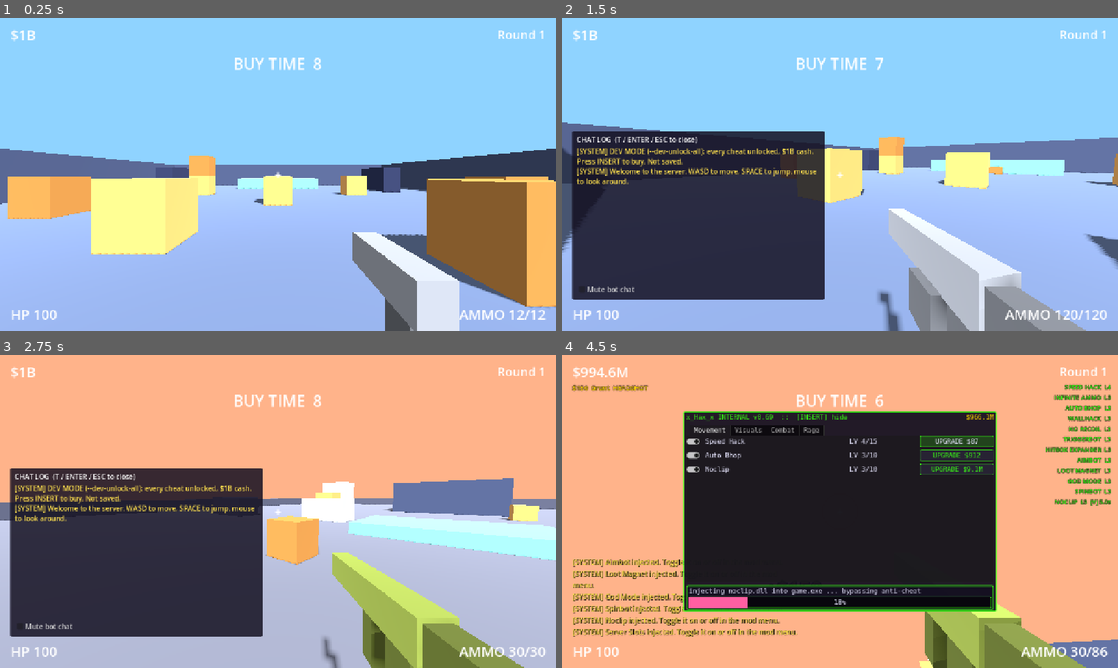
Above: before the commit, frames 1-4 (two rows, left to right).
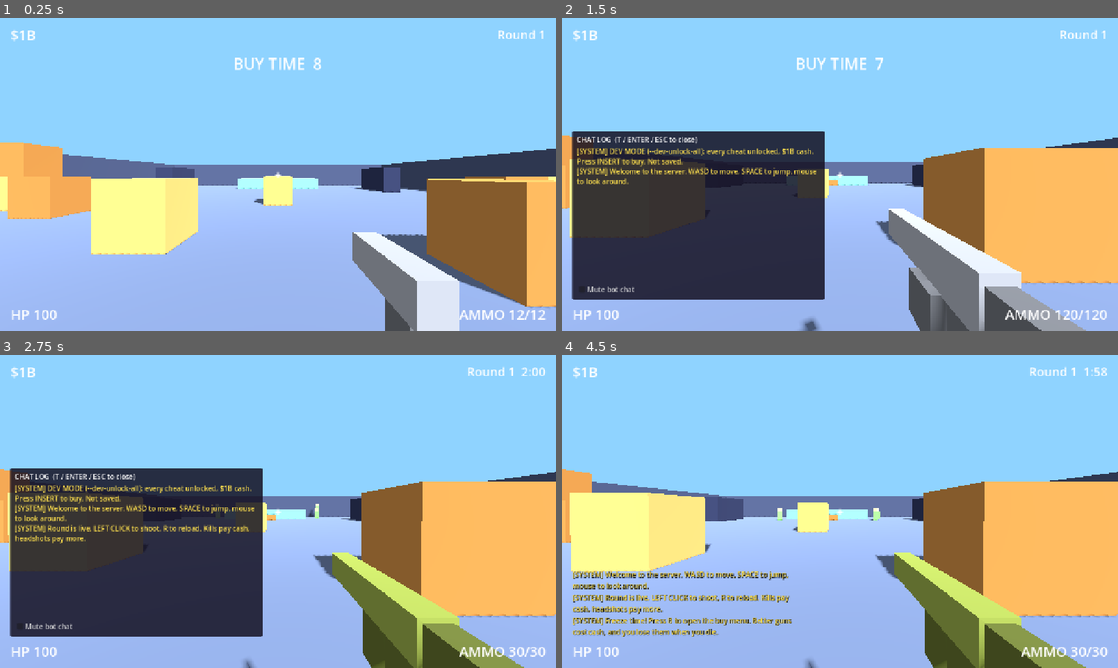
Above: after the commit, the same moments.

Repository: yeahlolnice/PixleShooterIdle
Game: Godot game, scene res://tools/screenshot_tour.tscn
Same seed, same stepped clock (60 frames per second), same inputs: the game is played once before the commit and once after it. This scene is started directly instead of the project's main scene.
Inputs (mouse positions are in pixels of both pictures, inside the frame that each line leads up to):
- Up to frame 1 (0.25 s): no input
- Up to frame 2 (1.5 s): tap Enter at 0.5 s; move the mouse to (962, 158) at 0.52 s; hold D (move_right) 0.53-1.28 s; hold Right mouse button (aim) 0.53-1.28 s; click (962, 158) at 0.67 s; tap Space (jump) at 0.77 s; tap T (chat) at 0.8, 1.35 s; move the mouse to (812, 174) at 1.27 s; hold W (move_forward) from 1.28 s (still down)
- Up to frame 3 (2.75 s): tap Space (jump) at 1.52, 2 s; click (250, 511) at 1.55 s; move the mouse to (333, 442) at 2.02 s; release W (move_forward) at 2.03 s; press the mouse at (333, 442) at 2.03 s; hold D (move_right) from 2.03 s (still down); right-click (333, 442) at 2.3 s
- Up to frame 4 (4.5 s): release D (move_right) at 2.75 s; release the mouse at (895, 442) at 2.75 s; click "Mute bot chat" at 2.75 s; tap Enter at 3.5 s; drag from (812, 574) to (673, 464) at 3.52 s; click (956, 442) at 4.25 s, where only the run before the commit has a clickable "BUY $50"

The runs differ from the first frame. In frame 1, 2.1% of the frame differs, in the area x 0-100%, y 39-62%; in frame 2, 23%; in frame 3, 74%; in frame 4, 98%, in the area x 0-100%, y 0-100%.

Commit message:
Fun pack: trickle respawn and bot columns from entrances (D62)
- RoundController replaces each kill after round.respawn_delay_s instead
  of waiting for the wave to clear; Server Slots top up mid-round.
- BotSpawner queues non-sniper bots at arenas.json entrances and lets one
  in per entrance every column_gap_s; they march on the player, so they
  arrive in columns down kill lanes. Snipers keep their perches.
- Warehouse: entrances on two clear lanes, lane crates moved aside,
  faster Grunts.
- Screenshot tour never takes focus and ignores real input.

Co-Authored-By: Claude Opus 5.5 <noreply@anthropic.com>

Diff:
--- a/core/data_schema.gd
+++ b/core/data_schema.gd
@@ -124,8 +124,10 @@
 		"blocks": {"type": "array", "items": _BLOCK, "min_items": 1},
 		"player_spawns": {"type": "array", "items": {"type": "vec3"}, "min_items": 1},
 		"bot_spawns": {"type": "array", "items": {"type": "vec3"}, "min_items": 1},
-	},
-	"optional": ["unlock_kills"],
+		"entrances": {"type": "array", "items": {"type": "vec3"}, "min_items": 1},
+		"column_gap_s": _NUM_POS,
+	},
+	"optional": ["unlock_kills", "entrances", "column_gap_s"],
 }
 
 const _CHAT_TRIGGER := {
@@ -206,7 +208,9 @@
 					"freeze_time_s": _NUM_NONNEG,
 					"live_time_s": _NUM_POS,
 					"summary_time_s": _NUM_NONNEG,
-				},
+					"respawn_delay_s": _NUM_NONNEG,
+				},
+				"optional": ["respawn_delay_s"],
 			},
 			"mod_menu_time_scale": {"type": "number", "exclusive_min": 0, "max": 1},
 			"legit_mode": {
--- a/core/round_controller.gd
+++ b/core/round_controller.gd
@@ -4,10 +4,13 @@
 ## economy.json "round". Time is injected through advance(delta) so tests can
 ## drive it; _process forwards the real frame delta.
 ##
-## Bots are not owned here: the controller asks for waves via
-## spawn_wave_requested and the composition root (Main) spawns them.
+## Bots are not owned here: the controller asks for a wave at live start via
+## spawn_wave_requested, then one replacement per kill via spawn_bots_requested
+## (trickle, D62); the composition root (Main) does the spawning.
 
 signal spawn_wave_requested(count: int, bot_types: Array)
+## Trickle (D62): a killed bot is replaced after round.respawn_delay_s.
+signal spawn_bots_requested(count: int)
 signal clear_bots_requested()
 ## Player should be placed at a spawn point and re-enabled.
 signal respawn_requested()
@@ -21,6 +24,8 @@
 var wave_size := 0
 var wave_types: Array = []
 var _respawn_in := -1.0
+## Seconds left on each pending bot replacement (trickle).
+var _replacements: Array[float] = []
 var running := false
 
 
@@ -55,6 +60,8 @@
 			respawn_requested.emit()
 	if tracker:
 		tracker.tick(delta if state == EventBus.ROUND_LIVE else 0.0)
+	if state == EventBus.ROUND_LIVE:
+		_tick_trickle(delta)
 	time_left -= delta
 	if time_left > 0.0:
 		return
@@ -118,8 +125,23 @@
 	if state != EventBus.ROUND_LIVE:
 		return
 	bots_alive = maxi(bots_alive - 1, 0)
-	if bots_alive == 0:
-		_spawn_wave()
+	_replacements.append(float(DataRegistry.economy()["round"].get("respawn_delay_s", 0.0)))
+
+
+## Counts down replacements and tops the arena back up to the wave size (also
+## when Server Slots grow it mid-round). Live state only.
+func _tick_trickle(delta: float) -> void:
+	var due := 0
+	for i in range(_replacements.size() - 1, -1, -1):
+		_replacements[i] -= delta
+		if _replacements[i] <= 0.0:
+			_replacements.remove_at(i)
+			due += 1
+	wave_size = _current_wave_size()
+	due += maxi(0, wave_size - bots_alive - due - _replacements.size())
+	if due > 0:
+		bots_alive += due
+		spawn_bots_requested.emit(due)
 
 
 func _on_player_died(_info: Dictionary) -> void:
--- a/data/arenas.json
+++ b/data/arenas.json
@@ -25,14 +25,14 @@
         {"pos": [20.5, 2, 0], "size": [1, 4, 40], "color": "wall"},
         {"pos": [0, 0.75, -14], "size": [12, 1.5, 4], "color": "platform"},
         {"pos": [0, 0.375, -11.5], "size": [3, 0.75, 1], "color": "crate_dark"},
-        {"pos": [-8, 1, -4], "size": [2, 2, 2], "color": "crate"},
-        {"pos": [8, 1, -4], "size": [2, 2, 2], "color": "crate"},
+        {"pos": [-16, 1, 4], "size": [2, 2, 2], "color": "crate"},
+        {"pos": [16, 1, 4], "size": [2, 2, 2], "color": "crate"},
         {"pos": [-12, 1, 6], "size": [2, 2, 2], "color": "crate_dark"},
         {"pos": [12, 1, 6], "size": [2, 2, 2], "color": "crate_dark"},
         {"pos": [0, 1, 2], "size": [2, 2, 2], "color": "crate"},
         {"pos": [-4, 1, 10], "size": [2, 2, 2], "color": "crate"},
         {"pos": [5, 1, 12], "size": [2, 2, 2], "color": "crate_dark"},
-        {"pos": [-8, 3, -4], "size": [2, 2, 2], "color": "crate_dark"},
+        {"pos": [-16, 3, 4], "size": [2, 2, 2], "color": "crate_dark"},
         {"pos": [14, 1.5, -10], "size": [2, 3, 6], "color": "wall_trim"},
         {"pos": [-14, 1.5, -10], "size": [2, 3, 6], "color": "wall_trim"}
       ],
@@ -41,6 +41,11 @@
         [-10, 1, 16],
         [10, 1, 16]
       ],
+      "entrances": [
+        [-9, 1, -18],
+        [9, 1, -18]
+      ],
+      "column_gap_s": 0.6,
       "bot_spawns": [
         [-16, 1, -16],
         [16, 1, -16],
@@ -92,14 +97,20 @@
         [-8, 1, 18],
         [8, 1, 18]
       ],
+      "entrances": [
+        [-18, 1, -18],
+        [18, 1, -18],
+        [0, 1, -13]
+      ],
+      "column_gap_s": 0.5,
       "bot_spawns": [
         [-14, 4.1, -14],
+        [14, 3.1, -15],
+        [0, 3.1, -8],
         [-18, 1, -6],
         [18, 1, -6],
-        [14, 3.1, -15],
         [0, 1, -16],
-        [-10, 1, -18],
-        [0, 3.1, -8]
+        [-10, 1, -18]
       ]
     }
   ]
--- a/data/bots.json
+++ b/data/bots.json
@@ -5,7 +5,7 @@
       "name": "Grunt",
       "behaviour": "grunt",
       "health": 50,
-      "move_speed": 2.5,
+      "move_speed": 3.2,
       "reaction_time_s": 1.0,
       "aim_error_deg": 14,
       "fire_rate": 0.7,
--- a/data/economy.json
+++ b/data/economy.json
@@ -11,7 +11,8 @@
   "round": {
     "freeze_time_s": 8,
     "live_time_s": 120,
-    "summary_time_s": 5
+    "summary_time_s": 5,
+    "respawn_delay_s": 0.8
   },
   "mod_menu_time_scale": 0.2,
   "legit_mode": {
--- a/scenes/main.gd
+++ b/scenes/main.gd
@@ -48,6 +48,7 @@
 	spawner.target = player
 	add_child(spawner)
 	rounds.spawn_wave_requested.connect(_spawn_wave)
+	rounds.spawn_bots_requested.connect(func(n): spawner.spawn_more(rounds.arena_id, n))
 	rounds.clear_bots_requested.connect(_clear_bots)
 	var loot := LootDropper.new()
 	loot.name = "LootDropper"
--- a/shooter/bots/bot.gd
+++ b/shooter/bots/bot.gd
@@ -47,6 +47,8 @@
 var _wander_pause := 0.0
 var _rng := RandomNumberGenerator.new()
 var _strafe_side := 1.0
+## Came in through an entrance (BotSpawner): advances on the target instead of wandering.
+var marching := false
 var _strafe_left := 0.0
 var _built := false
 var _head_shape: BoxShape3D
@@ -108,6 +110,8 @@
 			if sees:
 				_reaction_left = stats["reaction_time_s"]
 				state = State.CHASE
+			elif marching and target and is_instance_valid(target):
+				_move_toward(target.global_position, delta)   # entrance bots press in
 			else:
 				_wander(delta)
 		State.CHASE:
--- a/shooter/bots/bot_spawner.gd
+++ b/shooter/bots/bot_spawner.gd
@@ -1,16 +1,31 @@
 class_name BotSpawner
 extends Node3D
-## Spawns a wave of bots at an arena's bot spawn points.
-## Wave size = arenas.json bots_per_wave + extra_slots (the Server Slots upgrade hook).
+## Spawns bots for an arena. Wave size = arenas.json bots_per_wave + extra_slots
+## (Server Slots). Types cycle through the arena's bot_types across the whole
+## round (waves and trickle replacements share the rotation).
+##
+## Where a bot appears (fun pack, D62):
+##   - snipers, or arenas without "entrances": at bot_spawns (cycling), at once
+##   - everyone else: queued at an arenas.json entrance (round-robin) and let in
+##     one at a time per entrance every column_gap_s, marching toward the player
+##     on the navmesh, so they arrive in columns you can line up.
 
 signal wave_spawned(count: int)
 signal wave_cleared
 
 const BotScene := preload("res://shooter/bots/bot.tscn")
+const DEFAULT_COLUMN_GAP_S := 0.6
 
 var target: Node3D = null    ## what bots hunt; a stub Node3D works
 var extra_slots := 0         ## set by the Server Slots upgrade later
 var _alive := 0
+var _arena_id := ""
+var _type_index := 0
+var _spawn_index := 0
+var _entrance_index := 0
+## Bots waiting at an entrance: [{"type": String, "entrance": int}]
+var _queue: Array = []
+var _gap_left: Dictionary = {}   ## entrance index -> seconds until the next one may enter
 
 
 func _ready() -> void:
@@ -22,26 +37,102 @@
 	return maxi(0, int(arena_def.get("bots_per_wave", 0)) + p_extra_slots)
 
 
-## Spawns the wave and returns the bots. `p_extra_slots` overrides the extra_slots property.
-## Bots cycle through the spawn points and the arena's bot_types.
+## Starts a wave. Returns the bots spawned right away (snipers / no-entrance
+## arenas); the rest arrive through entrances (see pending_count()).
+## `p_extra_slots` overrides the extra_slots property.
 func spawn_wave(arena_id: String, p_extra_slots: int = -1) -> Array[Bot]:
 	var arena_def := DataRegistry.arena(arena_id)
+	var count := wave_size(arena_def, extra_slots if p_extra_slots < 0 else p_extra_slots)
+	var bots := spawn_more(arena_id, count)
+	wave_spawned.emit(count)
+	return bots
+
+
+## Adds `count` bots (trickle replacements use this). Returns those spawned now.
+func spawn_more(arena_id: String, count: int) -> Array[Bot]:
+	var arena_def := DataRegistry.arena(arena_id)
+	var types: Array = arena_def.get("bot_types", [])
+	var bots: Array[Bot] = []
+	if types.is_empty():
+		return bots
+	_arena_id = arena_id
+	var entrances: Array = arena_def.get("entrances", [])
+	for i in count:
+		var type: String = types[_type_index % types.size()]
+		_type_index += 1
+		if entrances.is_empty() or DataRegistry.bot(type).get("behaviour", "grunt") == "sniper":
+			var bot := _spawn_at_spawn_point(arena_def, type)
+			if bot:
+				bots.append(bot)
+		else:
+			_queue.append({"type": type, "entrance": _entrance_index % entrances.size()})
+			_entrance_index += 1
+	return bots
+
+
+## Bots still waiting at entrances.
+func pending_count() -> int:
+	return _queue.size()
+
+
+## Lets every queued bot in at once (tests, or callers that cannot wait).
+func flush_queue() -> Array[Bot]:
+	var out: Array[Bot] = []
+	while not _queue.is_empty():
+		out.append(_admit(_queue.pop_front()))
+	return out
+
+
+func _process(delta: float) -> void:
+	tick(delta)
+
+
+## Lets in at most one queued bot per entrance per column_gap_s. Split out for tests.
+func tick(delta: float) -> void:
+	for e in _gap_left:
+		_gap_left[e] = float(_gap_left[e]) - delta
+	if _queue.is_empty():
+		return
+	var gap := float(DataRegistry.arena(_arena_id).get("column_gap_s", DEFAULT_COLUMN_GAP_S))
+	var used := {}
+	var i := 0
+	while i < _queue.size():
+		var entry: Dictionary = _queue[i]
+		var e := int(entry["entrance"])
+		if used.has(e) or float(_gap_left.get(e, 0.0)) > 0.0:
+			i += 1
+			continue
+		_queue.remove_at(i)
+		used[e] = true
+		_gap_left[e] = gap
+		_admit(entry)
+
+
+func _admit(entry: Dictionary) -> Bot:
+	var entrances: Array = DataRegistry.arena(_arena_id).get("entrances", [])
+	var pos: Vector3 = entrances[int(entry["entrance"]) % entrances.size()]
+	var bot := _make(String(entry["type"]), pos)
+	bot.marching = true
+	return bot
+
+
+func _spawn_at_spawn_point(arena_def: Dictionary, type: String) -> Bot:
 	var spawns: Array = arena_def.get("bot_spawns", [])
-	var types: Array = arena_def.get("bot_types", [])
-	var count := wave_size(arena_def, extra_slots if p_extra_slots < 0 else p_extra_slots)
-	var bots: Array[Bot] = []
-	if spawns.is_empty() or types.is_empty():
-		return bots
-	for i in count:
-		var bot: Bot = BotScene.instantiate()
-		bot.configure(types[i % types.size()], arena_id, target)
-		add_child(bot)
-		bot.global_position = spawns[i % spawns.size()]
-		bot._home = bot.global_position  # _ready ran at the spawner origin
-		bots.append(bot)
-	_alive += bots.size()
-	wave_spawned.emit(bots.size())
-	return bots
+	if spawns.is_empty():
+		return null
+	var pos: Vector3 = spawns[_spawn_index % spawns.size()]
+	_spawn_index += 1
+	return _make(type, pos)
+
+
+func _make(type: String, pos: Vector3) -> Bot:
+	var bot: Bot = BotScene.instantiate()
+	bot.configure(type, _arena_id, target)
+	add_child(bot)
+	bot.global_position = pos
+	bot._home = bot.global_position  # _ready ran at the spawner origin
+	_alive += 1
+	return bot
 
 
 func alive_count() -> int:
@@ -49,13 +140,15 @@
 
 
 func _on_bot_killed(bot: Node, _info: Dictionary) -> void:
-	if bot.get_parent() != self:
+	if bot == null or bot.get_parent() != self:
 		return
 	_alive = maxi(0, _alive - 1)
-	if _alive == 0:
+	if _alive == 0 and _queue.is_empty():
 		wave_cleared.emit()
 
 
-## Forget remaining bots (the caller frees them), e.g. at round end.
+## Forget remaining bots and the entrance queue (the caller frees the bots), e.g. at round end.
 func reset_alive() -> void:
 	_alive = 0
+	_queue.clear()
+	_gap_left.clear()
--- a/tests/integration/test_prototype_loop.gd
+++ b/tests/integration/test_prototype_loop.gd
@@ -20,6 +20,7 @@
 func test_kill_pays_expected_cash_then_death_resets_gun() -> void:
 	_go_live()
 	var spawner: BotSpawner = main.spawner
+	spawner.flush_queue()   # entrance bots walk in over time; let them all in now
 	assert_gt(spawner.get_child_count(), 0, "live round spawned bots")
 	var player: Player = main.player
 	var wm: WeaponManager = player.get_node("WeaponManager")
--- a/tests/unit/test_bot.gd
+++ b/tests/unit/test_bot.gd
@@ -105,12 +105,21 @@
 	var spawner := BotSpawner.new()
 	spawner.target = stub
 	add_child_autofree(spawner)
-	var bots := spawner.spawn_wave("arena_1", 2)
-	assert_eq(bots.size(), arena["bots_per_wave"] + 2)
-	assert_eq(spawner.alive_count(), bots.size())
-	var spawns: Array = arena["bot_spawns"]
-	for i in bots.size():
-		assert_eq(bots[i]._home, spawns[i % spawns.size()], "home is spawn point")
+	var now := spawner.spawn_wave("arena_1", 2)
+	var count: int = arena["bots_per_wave"] + 2
+	assert_eq(now.size() + spawner.pending_count(), count, "whole wave spawned or queued")
+	# Arena 1 has entrances: grunts queue there and walk in one per entrance per gap.
+	var entrances: Array = arena["entrances"]
+	spawner.tick(0.0)
+	assert_eq(spawner.alive_count(), mini(entrances.size(), count), "one per entrance at a time")
+	spawner.tick(float(arena["column_gap_s"]) + 0.01)
+	assert_eq(spawner.alive_count(), mini(entrances.size() * 2, count), "next ones after the gap")
+	var bots: Array = spawner.get_children().filter(func(c): return c is Bot)
+	bots.append_array(spawner.flush_queue())
+	assert_eq(spawner.alive_count(), count)
+	for b in bots:
+		assert_true(entrances.has(b._home), "entered at an entrance")
+		assert_true(b.marching, "marches on the player")
 	watch_signals(spawner)
 	for b in bots:
 		b.take_hit("body", 9999.0)
--- a/tests/unit/test_bot_types.gd
+++ b/tests/unit/test_bot_types.gd
@@ -95,3 +95,18 @@
 	_run(grunt, 0.5)
 	assert_almost_eq(grunt.global_position.x, p0.x, 0.01)
 	assert_almost_eq(grunt.global_position.z, p0.z, 0.01)
+
+
+func test_entrance_bots_march_on_the_player_out_of_sight() -> void:
+	var far := float(DataRegistry.bot("grunt")["sight_range_m"]) * 2.0
+	await wait_physics_frames(2)
+	var grunt := _bot("grunt", Vector3(0, 0, -far))
+	grunt.marching = true
+	var before := _flat_distance(grunt)
+	_run(grunt, 1.0)
+	assert_eq(grunt.state, Bot.State.WANDER, "cannot see yet")
+	assert_lt(_flat_distance(grunt), before - 1.0, "but closes in")
+	var idle := _bot("grunt", Vector3(0, 0, -far))
+	var idle_start := idle.global_position
+	_run(idle, 1.0)
+	assert_lt(idle.global_position.distance_to(idle_start), 8.5, "non-marching bots just wander near home")
--- a/tests/unit/test_round_controller.gd
+++ b/tests/unit/test_round_controller.gd
@@ -36,16 +36,24 @@
 	assert_signal_emit_count(EventBus, "round_state_changed", 4)
 
 
-func test_wave_spawns_on_live_and_respawns_when_cleared() -> void:
+func test_wave_on_live_then_each_kill_is_replaced_after_the_delay() -> void:
 	watch_signals(rc)
 	rc.start()
 	rc.advance(float(_round["freeze_time_s"]) + 0.1)
 	assert_signal_emit_count(rc, "spawn_wave_requested", 1)
 	var n := rc.bots_alive
 	assert_gt(n, 0)
-	for i in range(n):
-		EventBus.bot_killed.emit(null, {})
-	assert_signal_emit_count(rc, "spawn_wave_requested", 2)
+	EventBus.bot_killed.emit(null, {})
+	EventBus.bot_killed.emit(null, {})
+	assert_eq(rc.bots_alive, n - 2)
+	var delay := float(_round.get("respawn_delay_s", 0.0))
+	rc.advance(delay * 0.5)
+	assert_signal_emit_count(rc, "spawn_bots_requested", 0, "not before the delay")
+	rc.advance(delay)
+	assert_signal_emit_count(rc, "spawn_bots_requested", 1)
+	assert_eq(get_signal_parameters(rc, "spawn_bots_requested")[0], 2, "both replaced")
+	assert_eq(rc.bots_alive, n, "back to full strength")
+	assert_signal_emit_count(rc, "spawn_wave_requested", 1, "no wave-clear restart")
 
 
 func test_server_slots_bought_after_start_grow_next_wave() -> void:
--- a/tools/screenshot_tour.gd
+++ b/tools/screenshot_tour.gd
@@ -8,7 +8,8 @@
 ##   godot --path . res://tools/screenshot_tour.tscn -- --out=/tmp/shots
 ##
 ## Needs a real display (headless renders nothing). On Linux CI use xvfb-run.
-## The window shows for ~15 s; the mouse is left free.
+## The window shows for ~40 s without taking focus (WINDOW_FLAG_NO_FOCUS), so real
+## clicks on the desktop do not reach the game; the mouse is left free.
 
 const MAIN_SCENE := "res://scenes/main.tscn"
 const DEFAULT_OUT := "res://build/screens"
@@ -20,6 +21,8 @@
 
 
 func _ready() -> void:
+	# Never take focus: the tour runs on a real desktop and must not catch the user's clicks.
+	DisplayServer.window_set_flag(DisplayServer.WINDOW_FLAG_NO_FOCUS, true)
 	for arg in OS.get_cmdline_user_args():
 		if arg.begins_with("--out="):
 			_out = arg.trim_prefix("--out=")
@@ -35,6 +38,10 @@
 	await get_tree().process_frame
 	await _settle()
 	Input.mouse_mode = Input.MOUSE_MODE_VISIBLE   # never grab the user's mouse
+	# Ignore real input entirely: the shots are scripted.
+	_main.player.set_process_input(false)
+	_main.player.set_process_unhandled_input(false)
+	(_main.player.get_node("WeaponManager") as Node).set_physics_process(false)
 	await _snap("freeze_time")
 
 	var buy := _ui(BuyMenu) as BuyMenu
@@ -46,10 +53,18 @@
 		wm.equip(id)
 		await _snap("gun_" + id)
 	wm.equip("sniper_longboi")
-	Input.action_press("aim")   # held like a player would; the manager reads it each tick
+	wm.set_aiming(true)
 	await _snap("sniper_scoped")
-	Input.action_release("aim")
+	wm.set_aiming(false)
 	wm.equip("rifle_block47")
+
+	# Warehouse live, no cheats yet: bots should stream in from the entrances in columns.
+	_main.rounds.advance(_main.rounds.time_left + 0.05)
+	_main.player.rotation = Vector3.ZERO
+	_main.player.aim_at(_main.player.camera.global_position + Vector3(0, -0.15, -10), 1.0)
+	await _settle(200)
+	Input.mouse_mode = Input.MOUSE_MODE_VISIBLE
+	await _snap("columns_live")
 
 	var last_arena: String = DataRegistry.arenas()[-1]["id"]
 	if ArenaService.select(last_arena):
Not shown, changed: docs/DECISIONS.md
